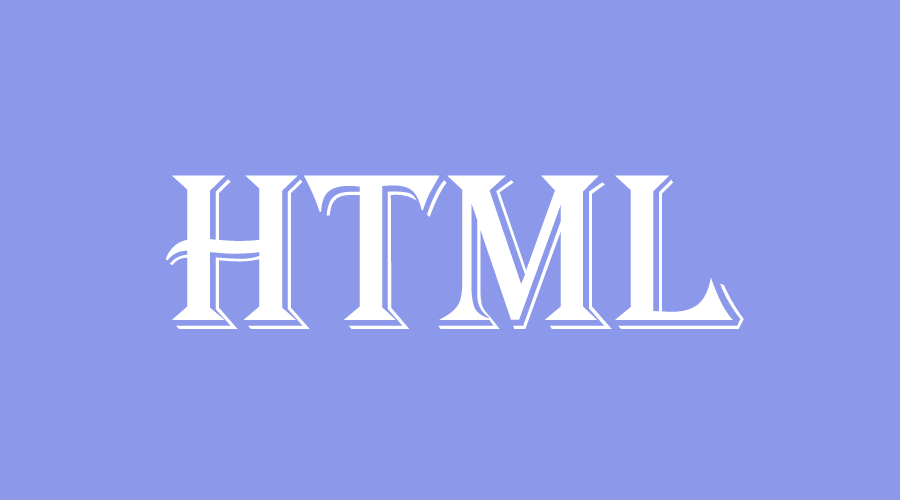
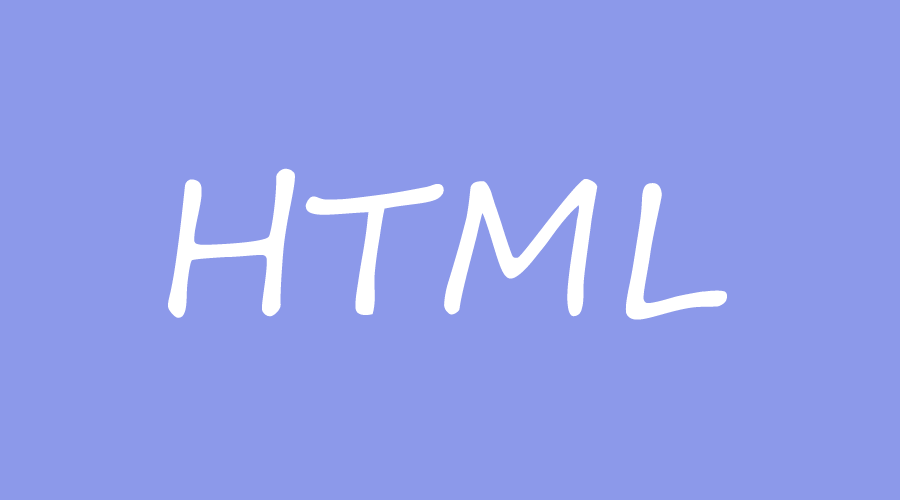
Layers edited between the first and the second 900px x 500px image:
painted on "HTML" over box(165, 168, 744, 329)
